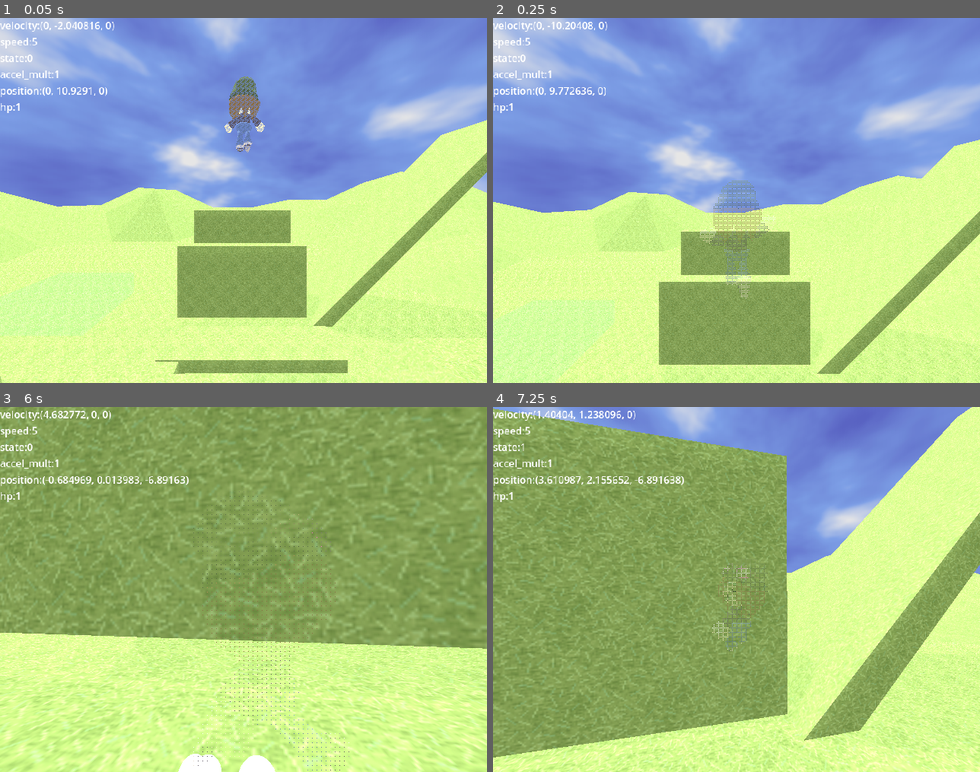
Above: before the commit, frames 1-4 (two rows, left to right).
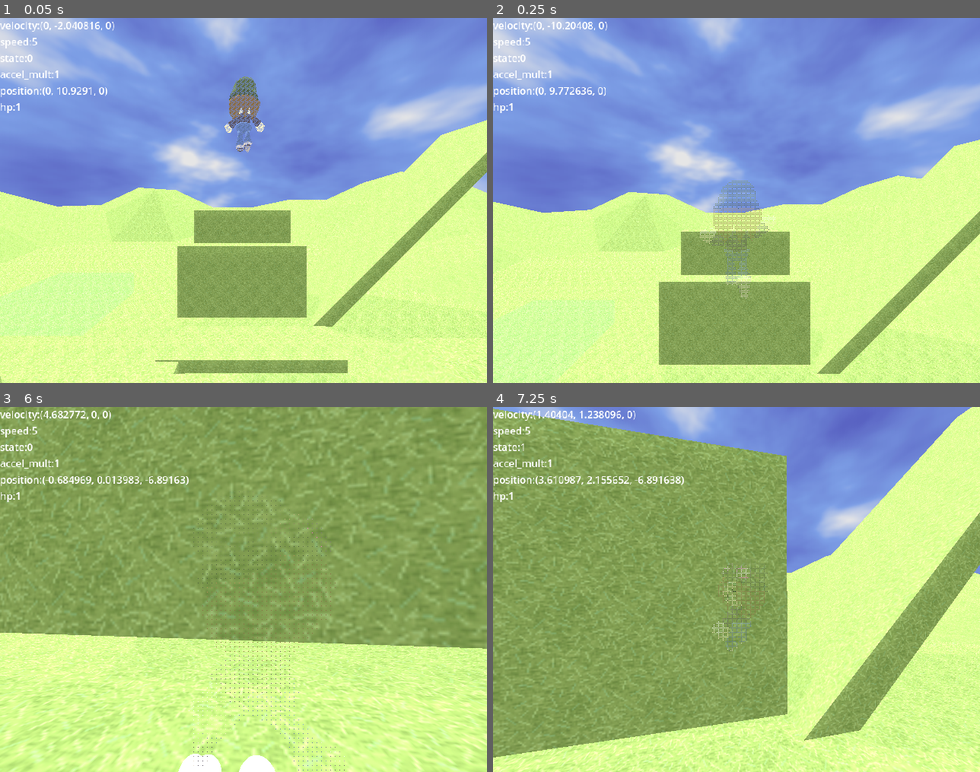
Above: after the commit, the same moments.

Repository: imawormeater/sorakaiquest
Game: Godot game, scene res://scenes/scenes/app.tscn
Same seed, same stepped clock (60 frames per second), same inputs: the game is played once before the commit and once after it. Video files are missing from this copy of the repository; at most half a second of black plays in their place.
Inputs (mouse positions are in pixels of both pictures, inside the frame that each line leads up to):
- Up to frame 1 (0.05 s): no input
- Up to frame 2 (0.25 s): no input
- Up to frame 3 (6 s): move the mouse to (267, 589) at 0.52 s; hold Shift (movement_action) 0.53-1.28 s; hold W (movement_up) 0.53-5.78 s; tap Space (movement_jump) at 0.77, 1.52, 3.02, 3.77, 4.52 s; move the mouse to (219, 589) at 1.27 s; tap Mouse wheel down (mw_down) at 1.35, 3.6, 5.85 s; move the mouse to (253, 582) at 2.02 s; tap Mouse wheel up (mw_up) at 2.1, 4.35 s; move the mouse to (238, 596) at 2.77 s; tap Shift (movement_action) at 2.85 s; move the mouse to (282, 593) at 3.52 s; move the mouse to (204, 585) at 4.27 s; move the mouse to (248, 589) at 5.02 s; hold Shift (movement_action) 5.03-5.78 s; move the mouse to (224, 582) at 5.77 s; hold D (movement_right) from 5.78 s (still down)
- Up to frame 4 (7.25 s): tap Space (movement_jump) at 6.02, 6.77 s; move the mouse to (760, 589) at 6.52 s; release D (movement_right) at 6.53 s; hold W (movement_up) from 6.53 s (still down); tap Mouse wheel up (mw_up) at 6.6 s

The runs differ from the first frame. In frame 1, less than 0.1% of the frame differs, in the area x 49-51%, y 16-22%; in frame 2, less than 0.1%; in frame 3, 0.1%, in the area x 38-72%, y 26-100%; in frame 4, nothing differs.

Commit message:
fixed really creepy bug

Diff:
--- a/scripts/player_sorakai.gd
+++ b/scripts/player_sorakai.gd
@@ -199,6 +199,8 @@
 		animationtree["parameters/conditions/OnWall"] = true
 
 	animationtree["parameters/IdleWalk/TimeScale/scale"] = sqrt(_velocity)
+	if animationtree["parameters/IdleWalk/animation/blend_position"].x < 0.1:
+		animationtree["parameters/IdleWalk/TimeScale/scale"] = 1.0
 
 	if (curanim != "IdleWalk") and onfloor:
 		anim_st.travel("Land")
Not shown, changed: export_presets.cfg
